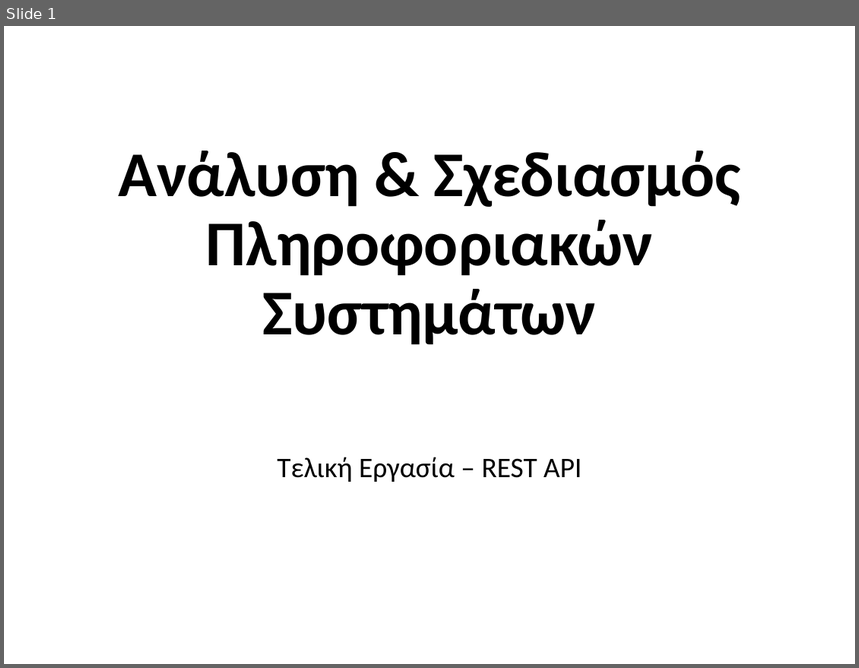
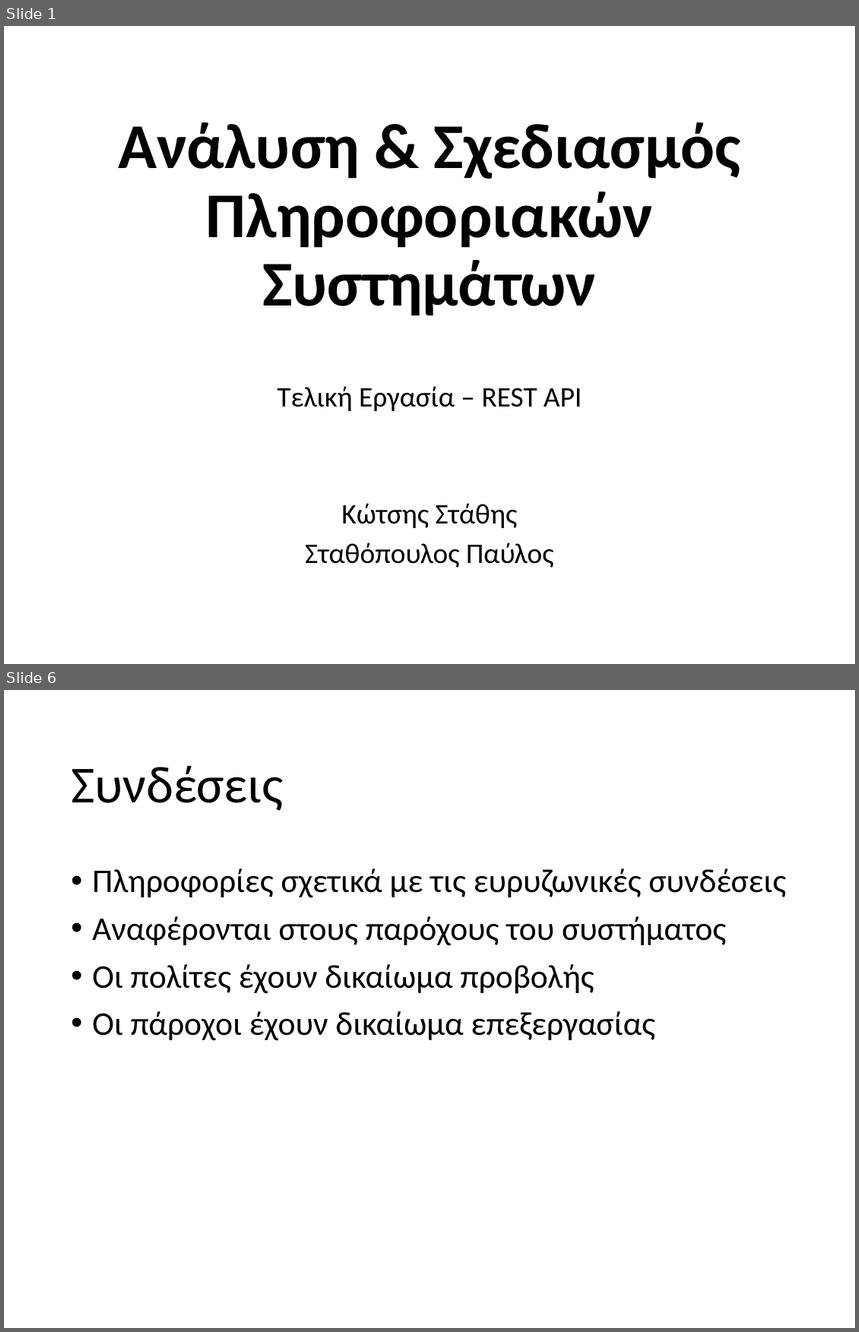
Before and after one commit to staks1/networkApi, a slide deck: Final.pptx. Shown one above the other, each under a label of ours: slide 1 before the commit, slides 1 and 6 after it; the slides between them are not shown. The pictures are 859x668 and 859x1332 pixels, drawn with LibreOffice and Linux fonts; fonts in the diff are those of the drawing. Boxes give left, top, right and bottom in pixels: in the first picture for what was removed or moved away, otherwise in the second. Text is boxed around its words. In the diff, an @@ line names an element or a change of style, - is before the commit and + after.

```diff
--- a/Final.pptx
+++ b/Final.pptx
@@ slide 6 added at <box>4,690,855,1328</box>, background #FFFFFF @@
@@ title added at <box>71,765,283,811</box>, 44 pt, text #000000 @@
+Συνδέσεις
@@ text added at <box>92,869,787,1041</box>, 28 pt, text #000000 @@
+• Πληροφορίες σχετικά με τις ευρυζωνικές συνδέσεις
+• Αναφέρονται στους παρόχους του συστήματος
+• Οι πολίτες έχουν δικαίωμα προβολής
+• Οι πάροχοι έχουν δικαίωμα επεξεργασίας
@@ slide 1 changed as well @@
@@ title "Ανάλυση & Σχεδιασμός Πληροφοριακών Συστημάτων": place and size @@
-title "Ανάλυση & Σχεδιασμός Πληροφοριακών Συστημάτων" at <box>119,151,740,345</box>
+title "Ανάλυση & Σχεδιασμός Πληροφοριακών Συστημάτων" at <box>119,123,740,316</box>
@@ subtitle "Τελική Εργασία – REST API": place and size @@
-subtitle "Τελική Εργασία – REST API" at <box>277,457,582,482</box>
+subtitle "Τελική Εργασία – REST API" at <box>277,386,582,568</box>
@@ subtitle at <box>277,386,582,411</box>: line spacing 0.9 to 0.8 @@
@@ subtitle at <box>305,503,554,568</box>: paragraphs added @@
+Κώτσης Στάθης
+Σταθόπουλος Παύλος
```
Also in this commit, not shown: 6 other slides added.
